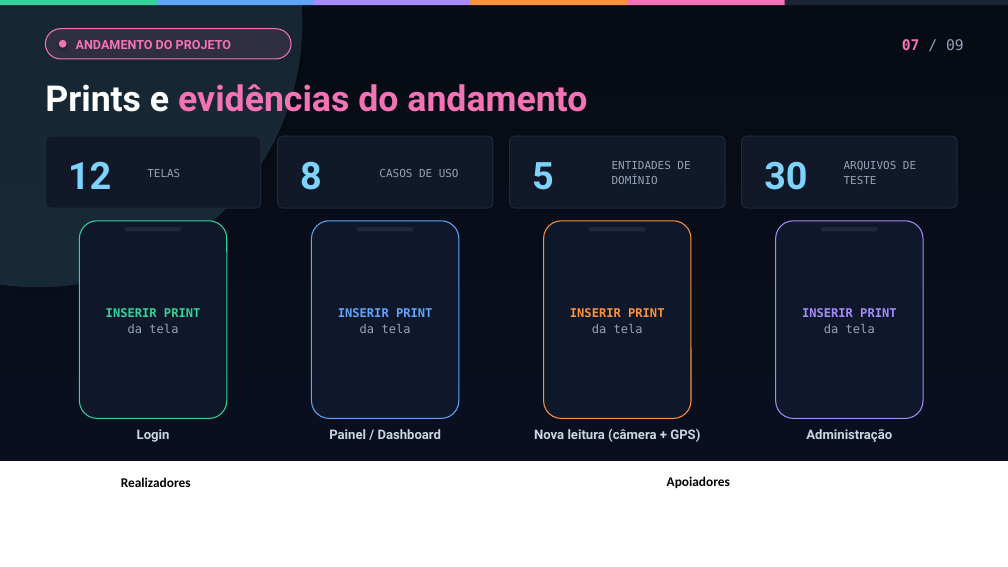
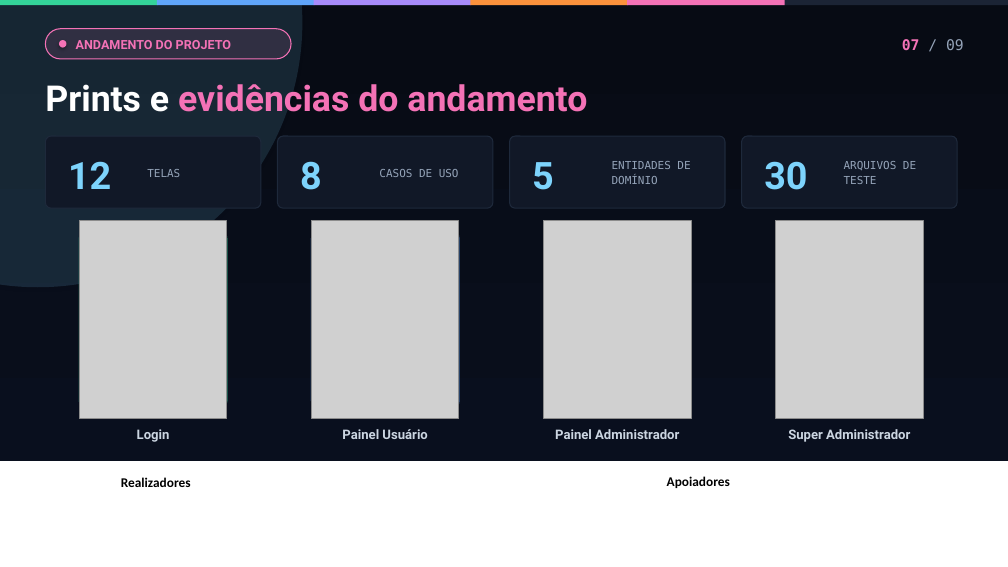
Before and after one commit to Julio-Net0/EquinoxSystemMobile, a slide deck: slide 7 of Apresentacao-SINTEC-2026-Equinox-Mobile.pptx. Drawn at 1008x567 pixels with LibreOffice and Linux fonts; fonts in the diff are those of the drawing; grey boxes stand for pictures; background and template pictures are left out. Boxes give left, top, right and bottom in pixels: in the first picture for what was removed or moved away, otherwise in the second. Text is boxed around its words. In the diff, an @@ line names an element or a change of style, - is before the commit and + after.

Commit message:
feat: adiciona prints das telas do aplicativo na apresentacao SINTEC 2026

```diff
--- a/Apresentacao-SINTEC-2026-Equinox-Mobile.pptx
+++ b/Apresentacao-SINTEC-2026-Equinox-Mobile.pptx
@@ picture added at box(79, 221, 227, 418) @@
@@ rounded rectangle removed at box(125, 227, 181, 231) @@
@@ picture added at box(312, 221, 459, 418) @@
@@ rounded rectangle removed at box(357, 227, 414, 231) @@
@@ picture added at box(544, 221, 691, 418) @@
@@ rounded rectangle removed at box(589, 227, 646, 231) @@
@@ picture added at box(776, 221, 923, 418) @@
@@ rounded rectangle removed at box(821, 227, 878, 231) @@
@@ text removed at box(106, 308, 200, 333) @@
-INSERIR PRINT
-da tela
@@ text removed at box(338, 308, 432, 333) @@
-INSERIR PRINT
-da tela
@@ text removed at box(570, 308, 664, 333) @@
-INSERIR PRINT
-da tela
@@ text removed at box(802, 308, 896, 333) @@
-INSERIR PRINT
-da tela
@@ text at box(342, 429, 427, 439): text changed @@
-Painel / Dashboard
+Painel Usuário
@@ text at box(555, 429, 679, 439): text changed @@
-Nova leitura (câmera + GPS)
+Painel Administrador
@@ text at box(788, 429, 910, 442): text changed @@
-Administração
+Super Administrador
```
Also in this commit, not shown: 10 other files.
